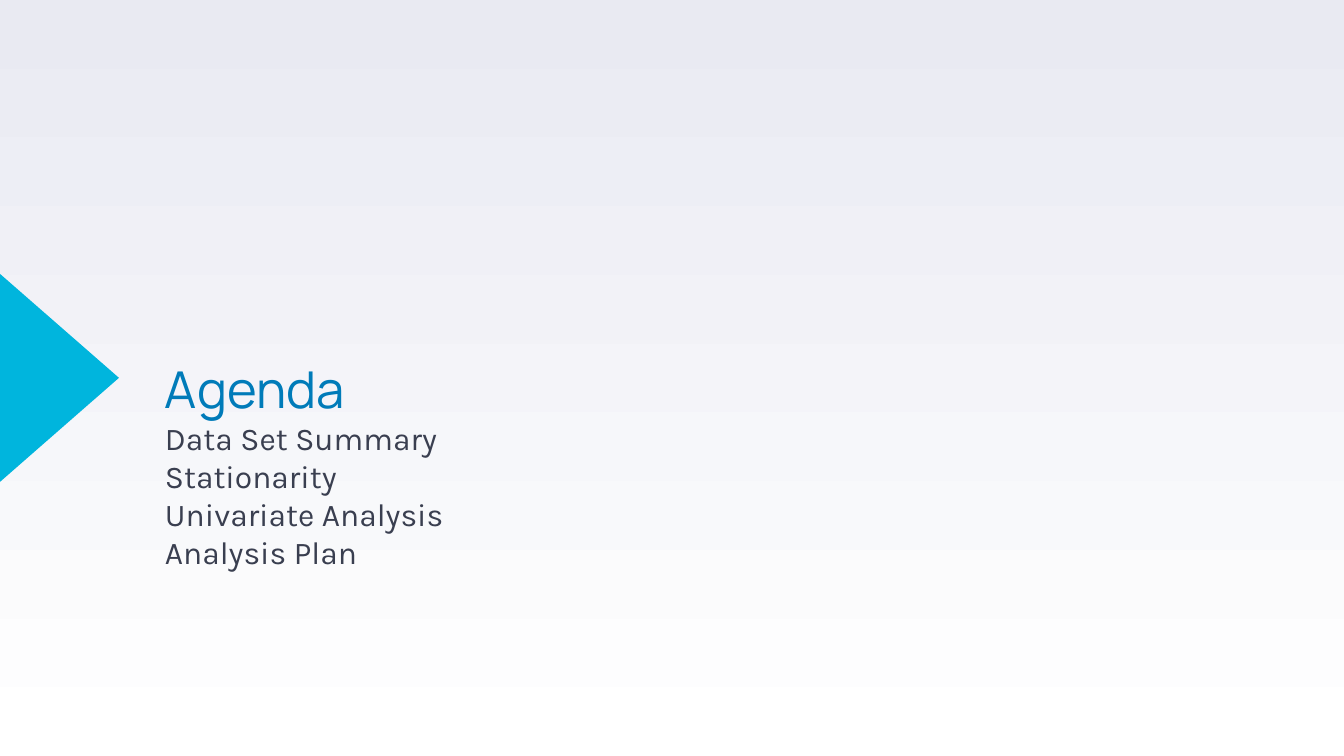
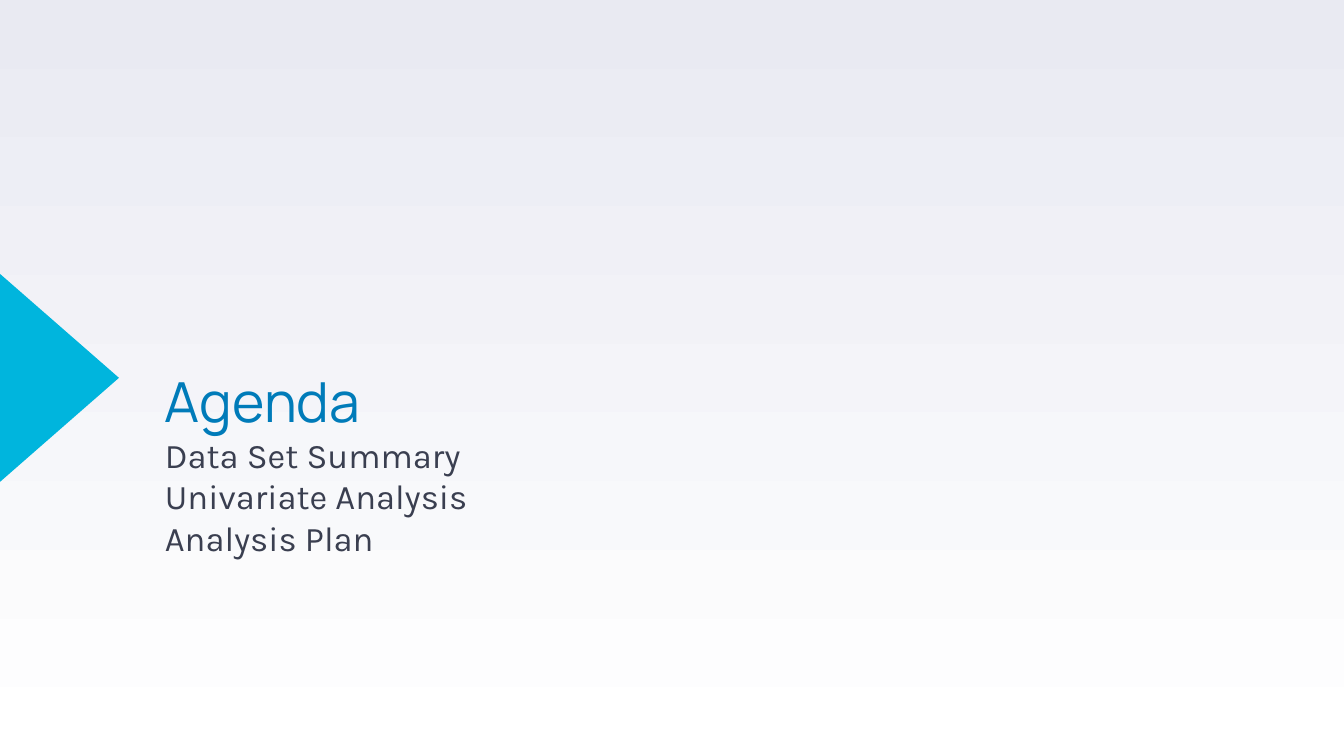
Before and after one commit to jherbaugh/MSDS6373_TS_Project, a slide deck: slide 2 of TS_6373_Project_Jason_Alexander.ppt. Drawn at 1344x756 pixels with LibreOffice and Linux fonts; fonts in the diff are those of the drawing. Boxes give left, top, right and bottom in pixels: in the first picture for what was removed or moved away, otherwise in the second. Text is boxed around its words. In the diff, an @@ line names an element or a change of style, - is before the commit and + after.

```diff
--- a/TS_6373_Project_Jason_Alexander.ppt
+++ b/TS_6373_Project_Jason_Alexander.ppt
@@ text "Agenda Data Set Summary" at box(165, 382, 467, 560): size 27.2 to 29.6 pt in "Agenda"; size 17 to 18.5 pt in "Data Set Summary", "Univariate Analysis", "Analysis Plan" @@
@@ text at box(165, 466, 337, 496): paragraph removed @@
-Stationarity
```
Also in this commit, not shown: 11 other slides changed, 1 slide added.
